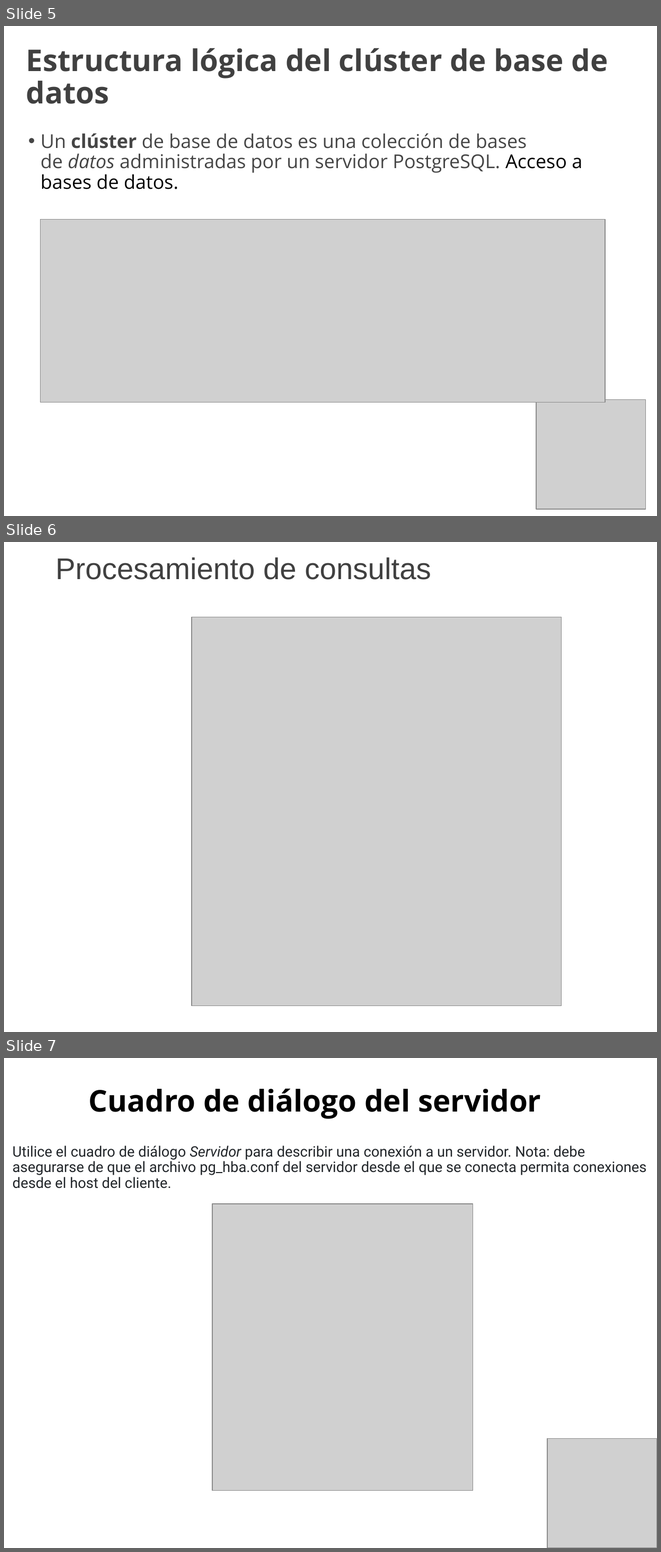
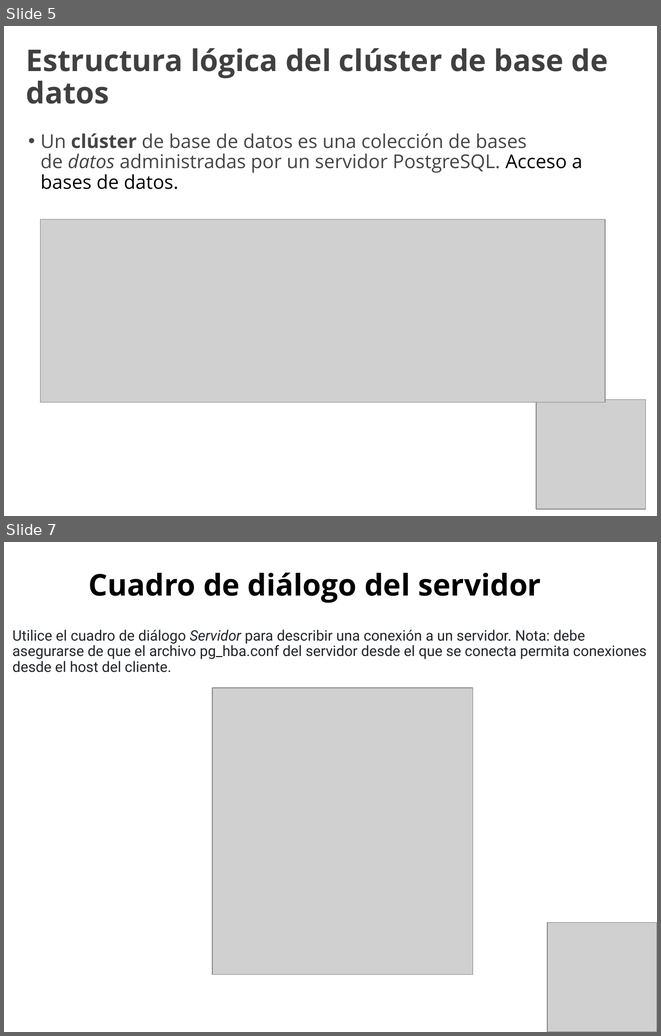
Before and after one commit to jpedrozac/BASES-DE-DATOS-SEG-SEMESTRE, a slide deck: postgresql.ppt. Shown one above the other, each under a label of ours: slides 5, 6 and 7 before the commit, slides 5 and 7 after it; the slides between them are not shown. The pictures are 661x1552 and 661x1036 pixels, drawn with LibreOffice and Linux fonts; fonts in the diff are those of the drawing; grey boxes stand for pictures. Boxes give left, top, right and bottom in pixels: in the first picture for what was removed or moved away, otherwise in the second. Text is boxed around its words. In the diff, an @@ line names an element or a change of style, - is before the commit and + after.

```diff
--- a/postgresql.ppt
+++ b/postgresql.ppt
@@ slide 6 removed at [4, 542, 657, 1032], background #FFFFFF @@
@@ title removed at [55, 557, 431, 580] @@
-Procesamiento de consultas
@@ picture removed at [192, 617, 561, 1006] @@
```
Also in this commit, not shown: 6 slides changed, 2 slides added, 1 other file.
